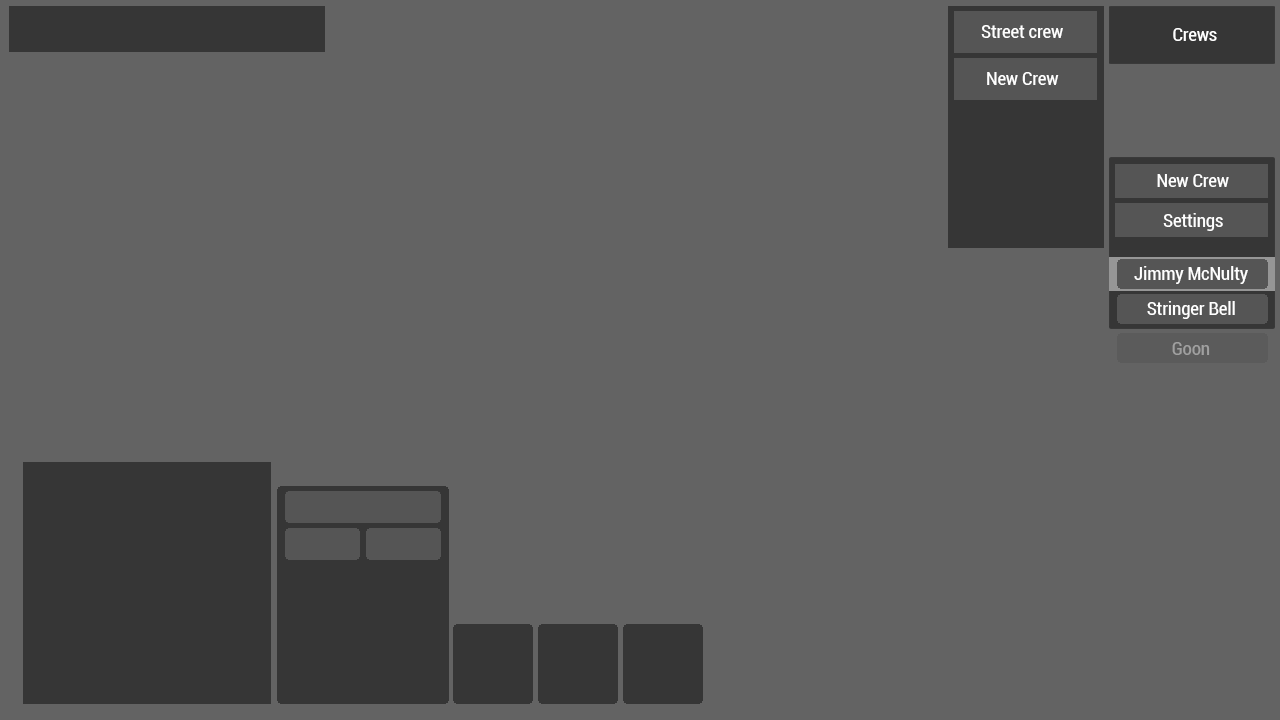
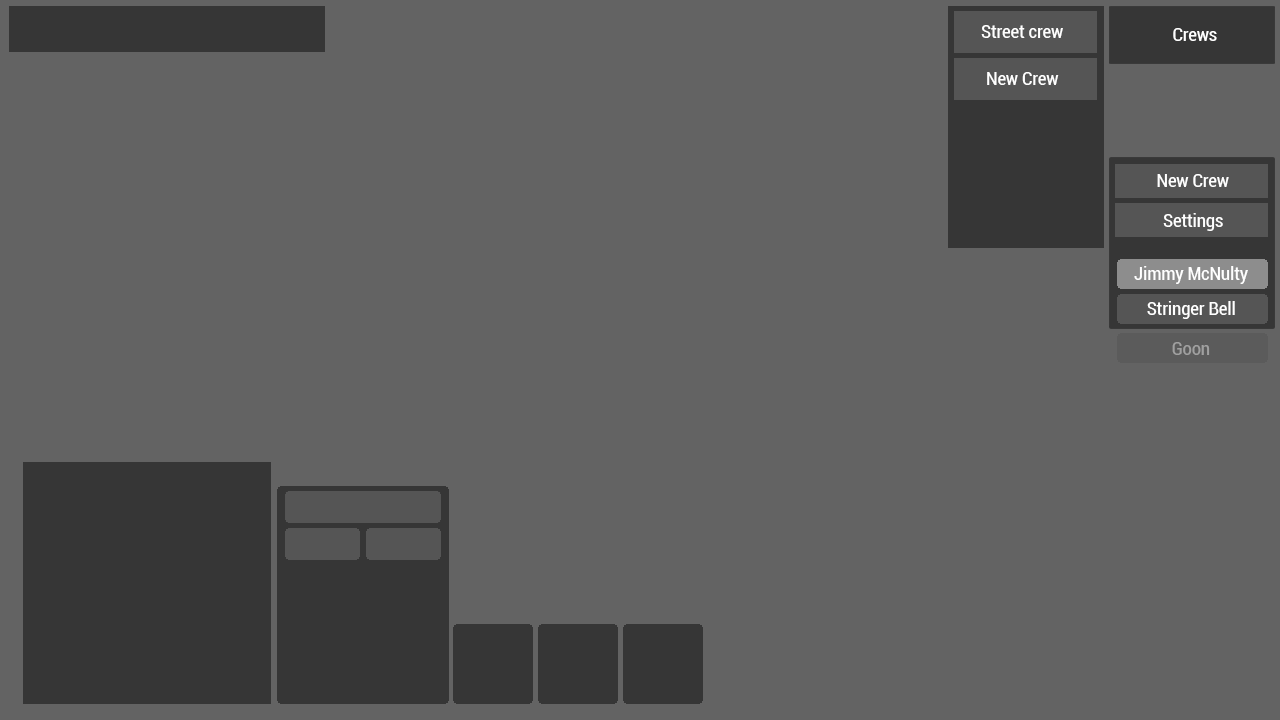
Comparing the layer stacks of the two 1280 x 720 images. Changes:
painted on "jimmy plate" over [1117, 259, 1268, 289]
hid "crew member selected" over [1109, 257, 1275, 291]
